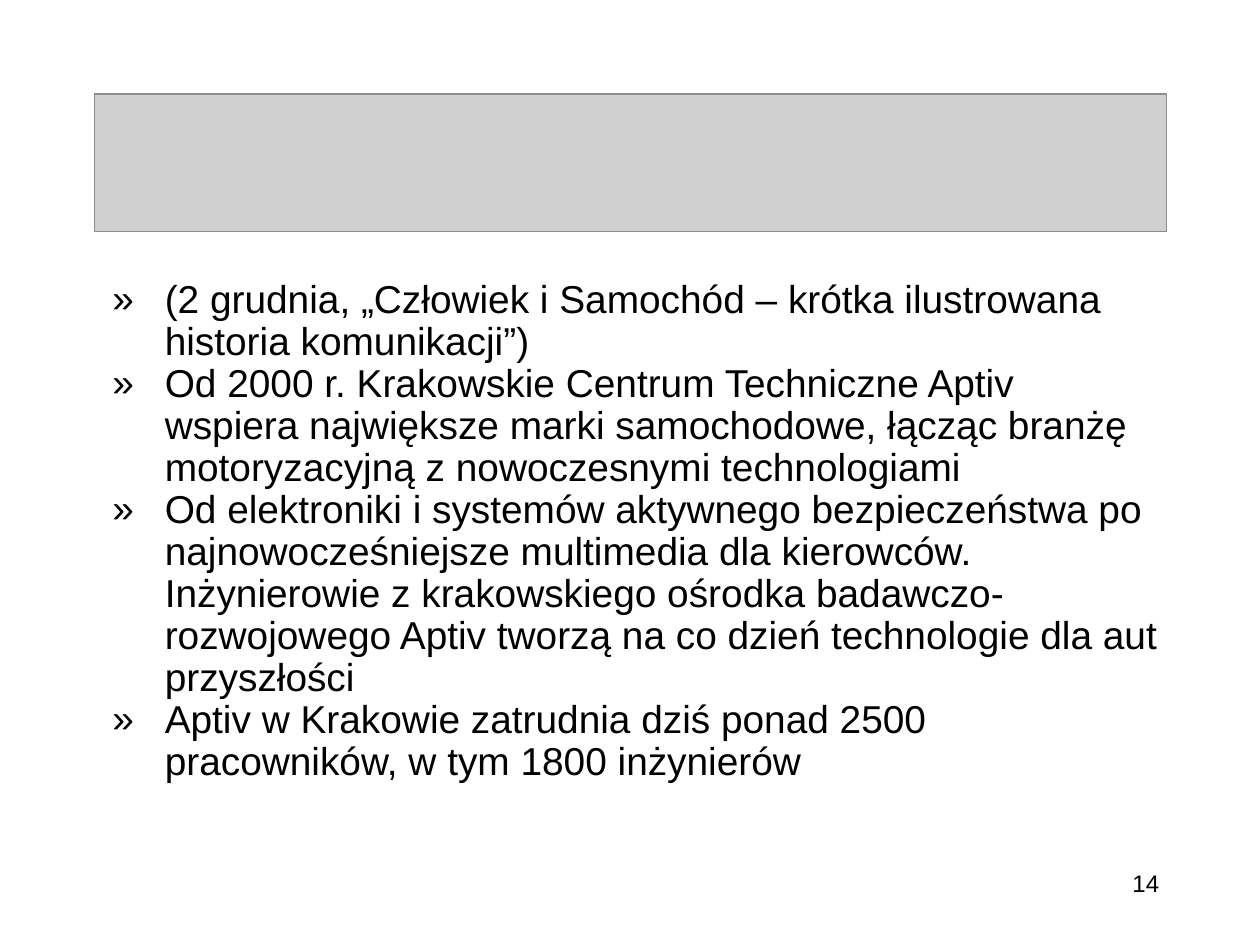
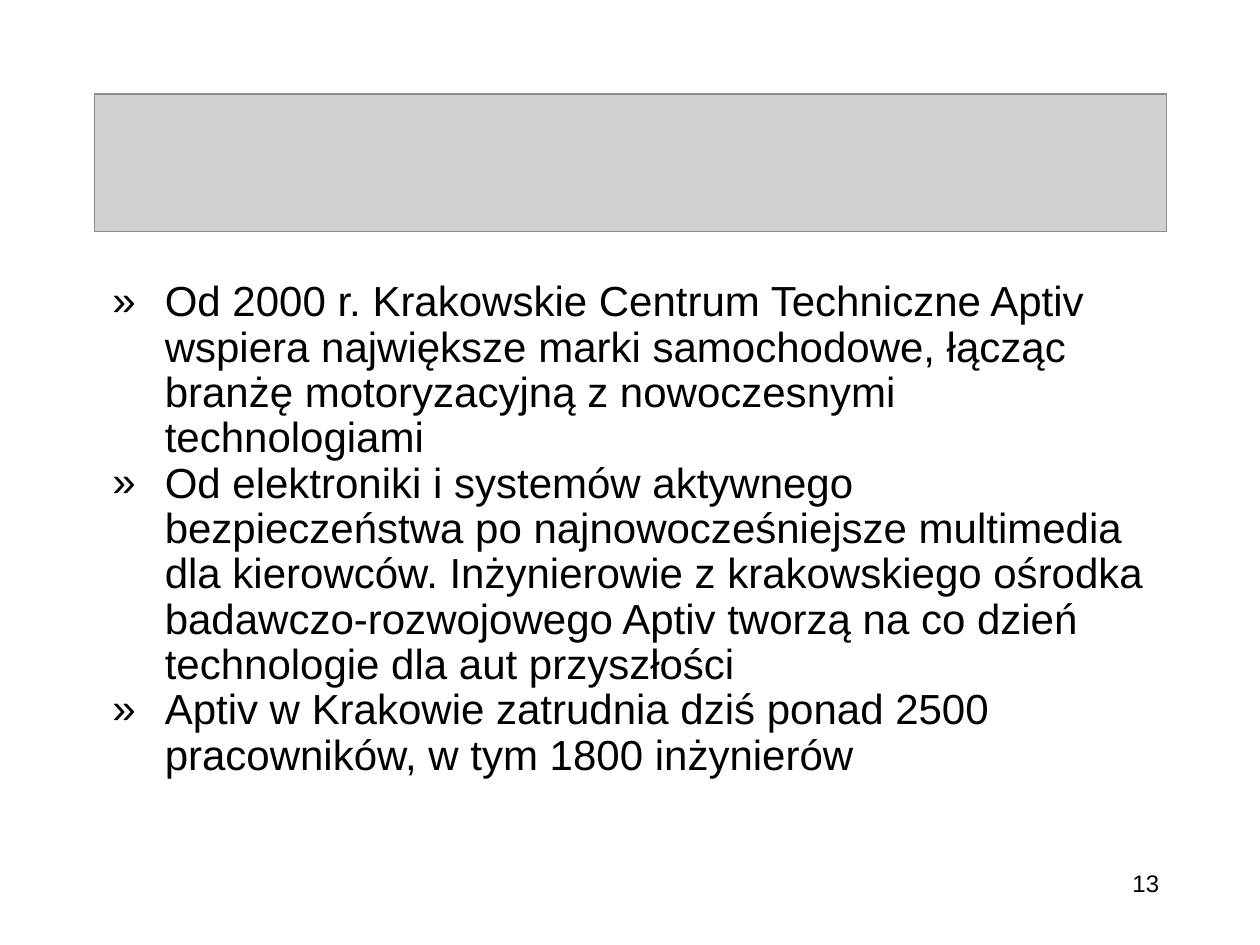
Before and after one commit to miklesz/Courses, a slide deck: slide 13 of Kierunki Rozwoju Telekomunikacji/Wprowadzenie do przedmiotu „Kierunki Rozwoju Telekomunikacji”.pptx (slide 14 before the commit). Drawn at 1260x945 pixels with LibreOffice and Linux fonts; fonts in the diff are those of the drawing; grey boxes stand for pictures; background and template pictures are left out. Boxes give left, top, right and bottom in pixels: in the first picture for what was removed or moved away, otherwise in the second. Text is boxed around its words. In the diff, an @@ line names an element or a change of style, - is before the commit and + after.

```diff
--- a/Kierunki Rozwoju Telekomunikacji/Wprowadzenie do przedmiotu „Kierunki Rozwoju Telekomunikacji”.pptx
+++ b/Kierunki Rozwoju Telekomunikacji/Wprowadzenie do przedmiotu „Kierunki Rozwoju Telekomunikacji”.pptx
@@ text "Od 2000 r. Krakowskie Centrum ..." at bbox=[165, 285, 1142, 778]: size 22.2 to 24 pt @@
@@ text at bbox=[165, 284, 1100, 363]: paragraph removed @@
-» (2 grudnia, „Człowiek i Samochód – krótka ilustrowana historia komunikacji”)
@@ page number at bbox=[1132, 875, 1159, 893]: text changed @@
-14
+13
```
Also in this commit, not shown: 16 other slides changed, 1 slide added.
